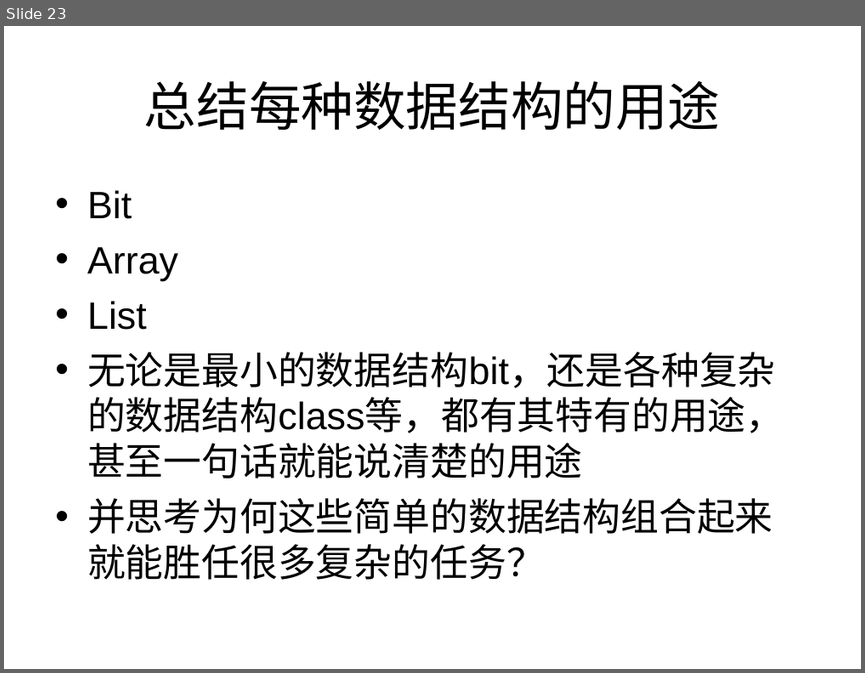
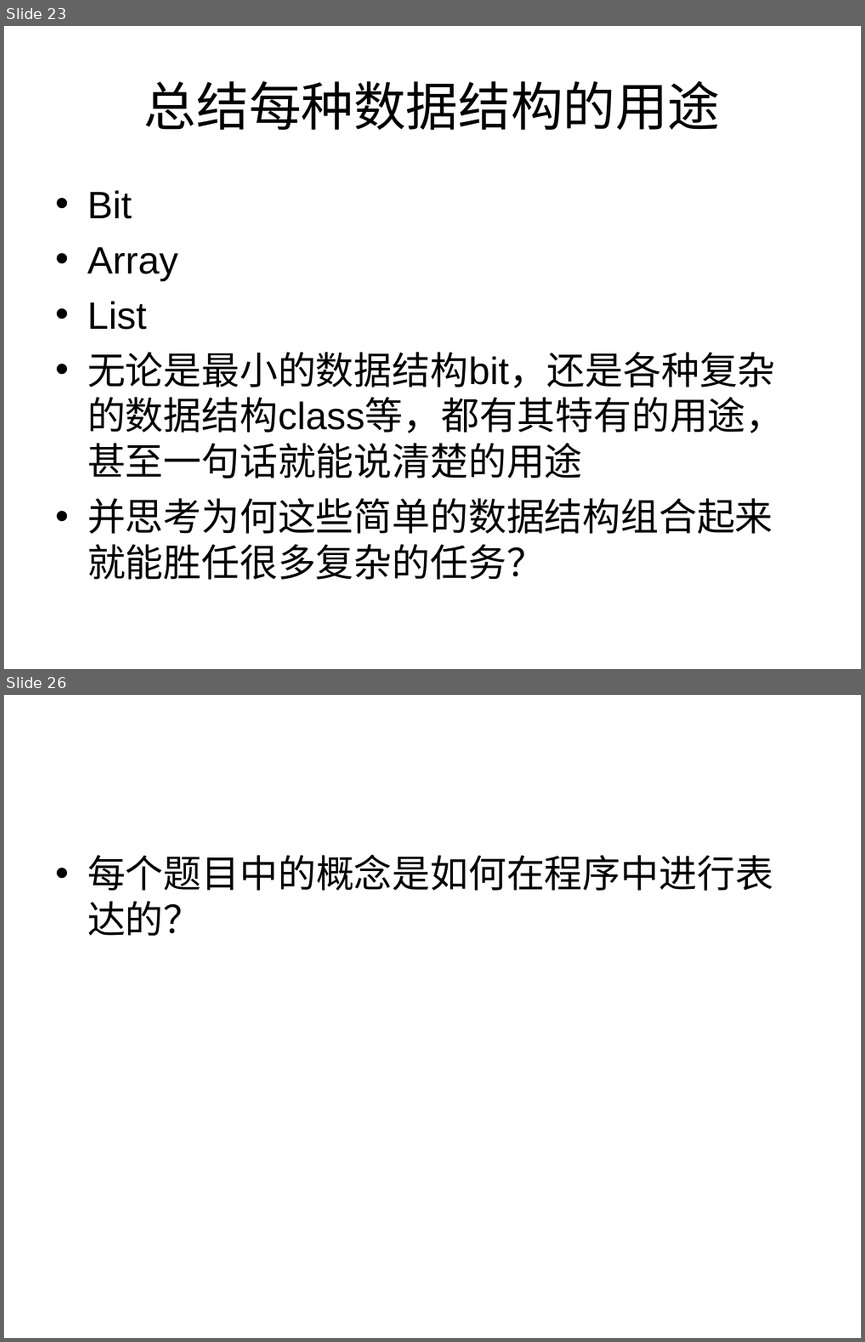
Before and after one commit to houjingbiao/leetcode, a slide deck: solutions/00conclusion.ppt. Shown one above the other, each under a label of ours: slide 23 before the commit, slides 23 and 26 after it; the slides between them are not shown. The pictures are 865x673 and 865x1342 pixels, drawn with LibreOffice and Linux fonts; fonts in the diff are those of the drawing. Boxes give left, top, right and bottom in pixels: in the first picture for what was removed or moved away, otherwise in the second. Text is boxed around its words. In the diff, an @@ line names an element or a change of style, - is before the commit and + after.

```diff
--- a/solutions/00conclusion.ppt
+++ b/solutions/00conclusion.ppt
@@ slide 26 added at (4,695,861,1338), background #FFFFFF @@
@@ text added at (87,854,773,936), 32 pt, text #000000 @@
+• 每个题目中的概念是如何在程序中进行表达的？
```
Also in this commit, not shown: 2 other slides added, 2 other files.
